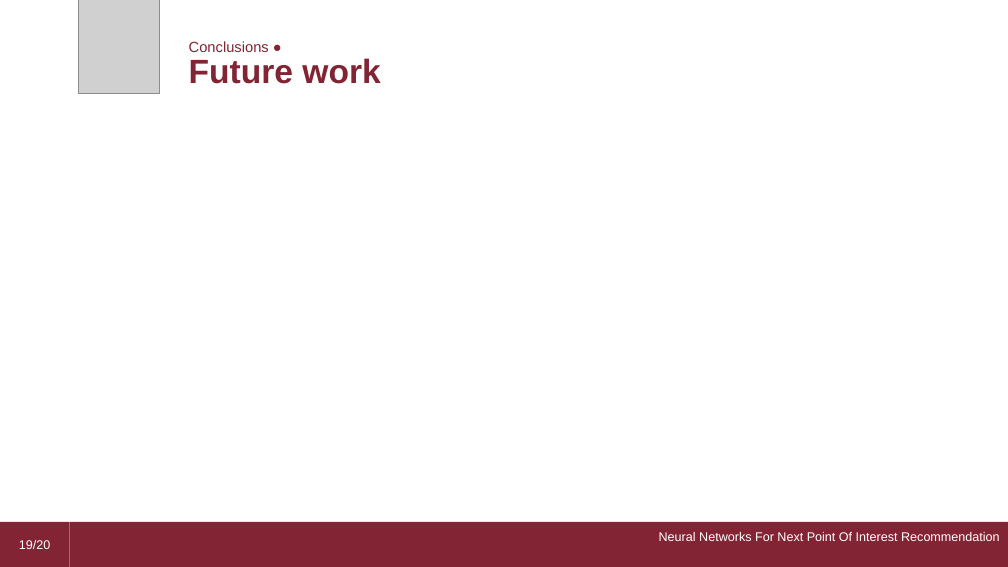
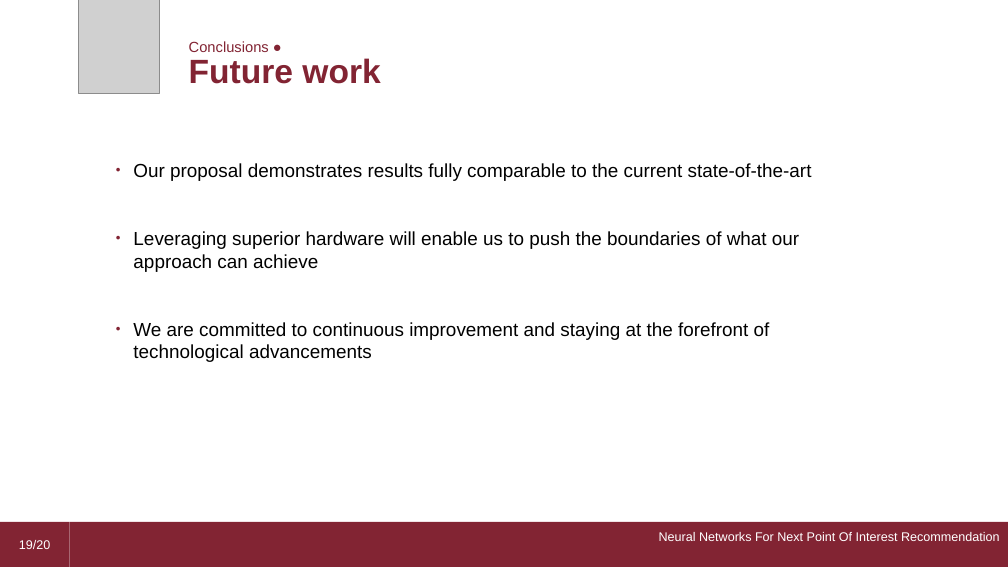
Before and after one commit to dario-loi/foursquare, a slide deck: slide 19 of presentation.pptm. Drawn at 1008x567 pixels with LibreOffice and Linux fonts; fonts in the diff are those of the drawing; grey boxes stand for pictures. Boxes give left, top, right and bottom in pixels: in the first picture for what was removed or moved away, otherwise in the second. Text is boxed around its words. In the diff, an @@ line names an element or a change of style, - is before the commit and + after.

```diff
--- a/presentation.pptm
+++ b/presentation.pptm
@@ text added at (x1=133, y1=163, x2=812, y2=362), 18 pt, text #000000 @@
+● Our proposal demonstrates results fully comparable to the current state-of-the-art
+● Leveraging superior hardware will enable us to push the boundaries of what our approach can achieve
+● We are committed to continuous improvement and staying at the forefront of technological advancements
```
Also in this commit, not shown: 13 other slides changed.
